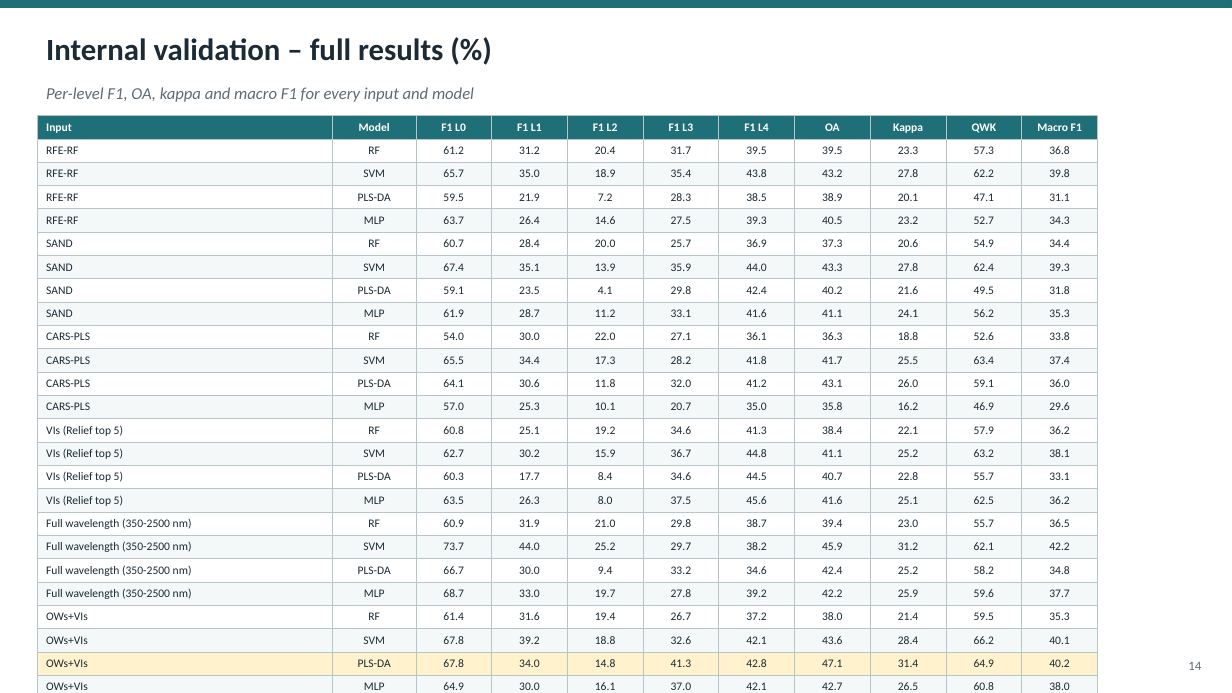
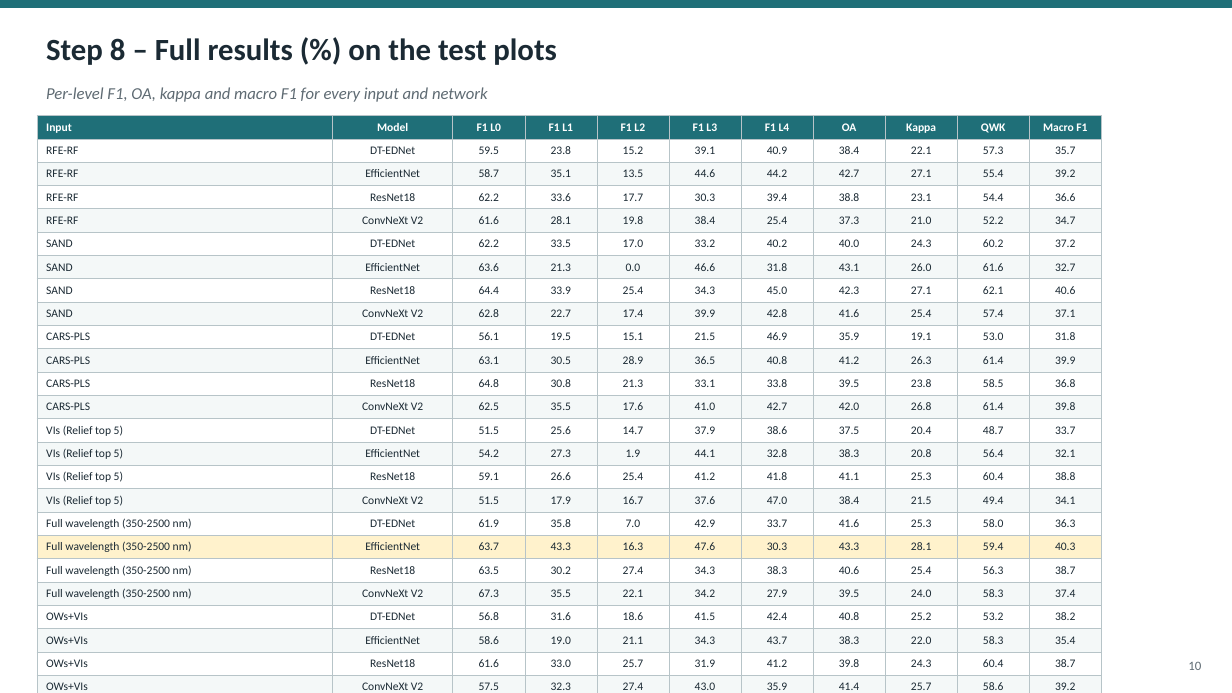
Before and after one commit to animesh270799-ctrl/meta, a slide deck: slide 10 of ASD_Leaf_WhiteRust_Seminar.pptx (slide 14 before the commit). Drawn at 1232x693 pixels with LibreOffice and Linux fonts; fonts in the diff are those of the drawing. Boxes give left, top, right and bottom in pixels: in the first picture for what was removed or moved away, otherwise in the second. Text is boxed around its words. In the diff, an @@ line names an element or a change of style, - is before the commit and + after.

```diff
--- a/ASD_Leaf_WhiteRust_Seminar.pptx
+++ b/ASD_Leaf_WhiteRust_Seminar.pptx
@@ text at box(46, 38, 557, 65): text changed @@
-Internal validation – full results (%)
+Step 8 – Full results (%) on the test plots
@@ text at box(46, 87, 488, 102): text changed @@
-Per-level F1, OA, kappa and macro F1 for every input and model
+Per-level F1, OA, kappa and macro F1 for every input and network
@@ table at box(37, 116, 1102, 693) @@
-row 2: RFE-RF | RF | 61.2 | 31.2 | 20.4 | 31.7 | 39.5 | 39.5 | 23.3 | 57.3 | 36.8
+row 2: RFE-RF | DT-EDNet | 59.5 | 23.8 | 15.2 | 39.1 | 40.9 | 38.4 | 22.1 | 57.3 | 35.7
-row 3: RFE-RF | SVM | 65.7 | 35.0 | 18.9 | 35.4 | 43.8 | 43.2 | 27.8 | 62.2 | 39.8
+row 3: RFE-RF | EfficientNet | 58.7 | 35.1 | 13.5 | 44.6 | 44.2 | 42.7 | 27.1 | 55.4 | 39.2
-row 4: RFE-RF | PLS-DA | 59.5 | 21.9 | 7.2 | 28.3 | 38.5 | 38.9 | 20.1 | 47.1 | 31.1
+row 4: RFE-RF | ResNet18 | 62.2 | 33.6 | 17.7 | 30.3 | 39.4 | 38.8 | 23.1 | 54.4 | 36.6
-row 5: RFE-RF | MLP | 63.7 | 26.4 | 14.6 | 27.5 | 39.3 | 40.5 | 23.2 | 52.7 | 34.3
+row 5: RFE-RF | ConvNeXt V2 | 61.6 | 28.1 | 19.8 | 38.4 | 25.4 | 37.3 | 21.0 | 52.2 | 34.7
-row 6: SAND | RF | 60.7 | 28.4 | 20.0 | 25.7 | 36.9 | 37.3 | 20.6 | 54.9 | 34.4
+row 6: SAND | DT-EDNet | 62.2 | 33.5 | 17.0 | 33.2 | 40.2 | 40.0 | 24.3 | 60.2 | 37.2
-row 7: SAND | SVM | 67.4 | 35.1 | 13.9 | 35.9 | 44.0 | 43.3 | 27.8 | 62.4 | 39.3
+row 7: SAND | EfficientNet | 63.6 | 21.3 | 0.0 | 46.6 | 31.8 | 43.1 | 26.0 | 61.6 | 32.7
-row 8: SAND | PLS-DA | 59.1 | 23.5 | 4.1 | 29.8 | 42.4 | 40.2 | 21.6 | 49.5 | 31.8
+row 8: SAND | ResNet18 | 64.4 | 33.9 | 25.4 | 34.3 | 45.0 | 42.3 | 27.1 | 62.1 | 40.6
-row 9: SAND | MLP | 61.9 | 28.7 | 11.2 | 33.1 | 41.6 | 41.1 | 24.1 | 56.2 | 35.3
+row 9: SAND | ConvNeXt V2 | 62.8 | 22.7 | 17.4 | 39.9 | 42.8 | 41.6 | 25.4 | 57.4 | 37.1
-row 10: CARS-PLS | RF | 54.0 | 30.0 | 22.0 | 27.1 | 36.1 | 36.3 | 18.8 | 52.6 | 33.8
+row 10: CARS-PLS | DT-EDNet | 56.1 | 19.5 | 15.1 | 21.5 | 46.9 | 35.9 | 19.1 | 53.0 | 31.8
-row 11: CARS-PLS | SVM | 65.5 | 34.4 | 17.3 | 28.2 | 41.8 | 41.7 | 25.5 | 63.4 | 37.4
+row 11: CARS-PLS | EfficientNet | 63.1 | 30.5 | 28.9 | 36.5 | 40.8 | 41.2 | 26.3 | 61.4 | 39.9
-row 12: CARS-PLS | PLS-DA | 64.1 | 30.6 | 11.8 | 32.0 | 41.2 | 43.1 | 26.0 | 59.1 | 36.0
+row 12: CARS-PLS | ResNet18 | 64.8 | 30.8 | 21.3 | 33.1 | 33.8 | 39.5 | 23.8 | 58.5 | 36.8
-row 13: CARS-PLS | MLP | 57.0 | 25.3 | 10.1 | 20.7 | 35.0 | 35.8 | 16.2 | 46.9 | 29.6
+row 13: CARS-PLS | ConvNeXt V2 | 62.5 | 35.5 | 17.6 | 41.0 | 42.7 | 42.0 | 26.8 | 61.4 | 39.8
-row 14: VIs (Relief top 5) | RF | 60.8 | 25.1 | 19.2 | 34.6 | 41.3 | 38.4 | 22.1 | 57.9 | 36.2
+row 14: VIs (Relief top 5) | DT-EDNet | 51.5 | 25.6 | 14.7 | 37.9 | 38.6 | 37.5 | 20.4 | 48.7 | 33.7
-row 15: VIs (Relief top 5) | SVM | 62.7 | 30.2 | 15.9 | 36.7 | 44.8 | 41.1 | 25.2 | 63.2 | 38.1
+row 15: VIs (Relief top 5) | EfficientNet | 54.2 | 27.3 | 1.9 | 44.1 | 32.8 | 38.3 | 20.8 | 56.4 | 32.1
-row 16: VIs (Relief top 5) | PLS-DA | 60.3 | 17.7 | 8.4 | 34.6 | 44.5 | 40.7 | 22.8 | 55.7 | 33.1
+row 16: VIs (Relief top 5) | ResNet18 | 59.1 | 26.6 | 25.4 | 41.2 | 41.8 | 41.1 | 25.3 | 60.4 | 38.8
-row 17: VIs (Relief top 5) | MLP | 63.5 | 26.3 | 8.0 | 37.5 | 45.6 | 41.6 | 25.1 | 62.5 | 36.2
+row 17: VIs (Relief top 5) | ConvNeXt V2 | 51.5 | 17.9 | 16.7 | 37.6 | 47.0 | 38.4 | 21.5 | 49.4 | 34.1
-row 18: Full wavelength (350-2500 nm) | RF | 60.9 | 31.9 | 21.0 | 29.8 | 38.7 | 39.4 | 23.0 | 55.7 | 36.5
+row 18: Full wavelength (350-2500 nm) | DT-EDNet | 61.9 | 35.8 | 7.0 | 42.9 | 33.7 | 41.6 | 25.3 | 58.0 | 36.3
-row 19: Full wavelength (350-2500 nm) | SVM | 73.7 | 44.0 | 25.2 | 29.7 | 38.2 | 45.9 | 31.2 | 62.1 | 42.2
+row 19: Full wavelength (350-2500 nm) | EfficientNet | 63.7 | 43.3 | 16.3 | 47.6 | 30.3 | 43.3 | 28.1 | 59.4 | 40.3
-row 20: Full wavelength (350-2500 nm) | PLS-DA | 66.7 | 30.0 | 9.4 | 33.2 | 34.6 | 42.4 | 25.2 | 58.2 | 34.8
+row 20: Full wavelength (350-2500 nm) | ResNet18 | 63.5 | 30.2 | 27.4 | 34.3 | 38.3 | 40.6 | 25.4 | 56.3 | 38.7
-row 21: Full wavelength (350-2500 nm) | MLP | 68.7 | 33.0 | 19.7 | 27.8 | 39.2 | 42.2 | 25.9 | 59.6 | 37.7
+row 21: Full wavelength (350-2500 nm) | ConvNeXt V2 | 67.3 | 35.5 | 22.1 | 34.2 | 27.9 | 39.5 | 24.0 | 58.3 | 37.4
-row 22: OWs+VIs | RF | 61.4 | 31.6 | 19.4 | 26.7 | 37.2 | 38.0 | 21.4 | 59.5 | 35.3
+row 22: OWs+VIs | DT-EDNet | 56.8 | 31.6 | 18.6 | 41.5 | 42.4 | 40.8 | 25.2 | 53.2 | 38.2
-row 23: OWs+VIs | SVM | 67.8 | 39.2 | 18.8 | 32.6 | 42.1 | 43.6 | 28.4 | 66.2 | 40.1
+row 23: OWs+VIs | EfficientNet | 58.6 | 19.0 | 21.1 | 34.3 | 43.7 | 38.3 | 22.0 | 58.3 | 35.4
-row 24: OWs+VIs | PLS-DA | 67.8 | 34.0 | 14.8 | 41.3 | 42.8 | 47.1 | 31.4 | 64.9 | 40.2
+row 24: OWs+VIs | ResNet18 | 61.6 | 33.0 | 25.7 | 31.9 | 41.2 | 39.8 | 24.3 | 60.4 | 38.7
-row 25: OWs+VIs | MLP | 64.9 | 30.0 | 16.1 | 37.0 | 42.1 | 42.7 | 26.5 | 60.8 | 38.0
+row 25: OWs+VIs | ConvNeXt V2 | 57.5 | 32.3 | 27.4 | 43.0 | 35.9 | 41.4 | 25.7 | 58.6 | 39.2
@@ fill #F4F8F8 to #FFF2CC in row 19 @@
@@ fill #FFF2CC to #FFFFFF in row 24 @@
@@ table: place and size @@
-table at box(37, 116, 1098, 693)
+table at box(37, 116, 1102, 693)
@@ text at box(1188, 662, 1201, 670): text changed @@
-14
+10
```
Also in this commit, not shown: 13 other slides changed, 4 slides added, 5 slides removed, 10 other files.
